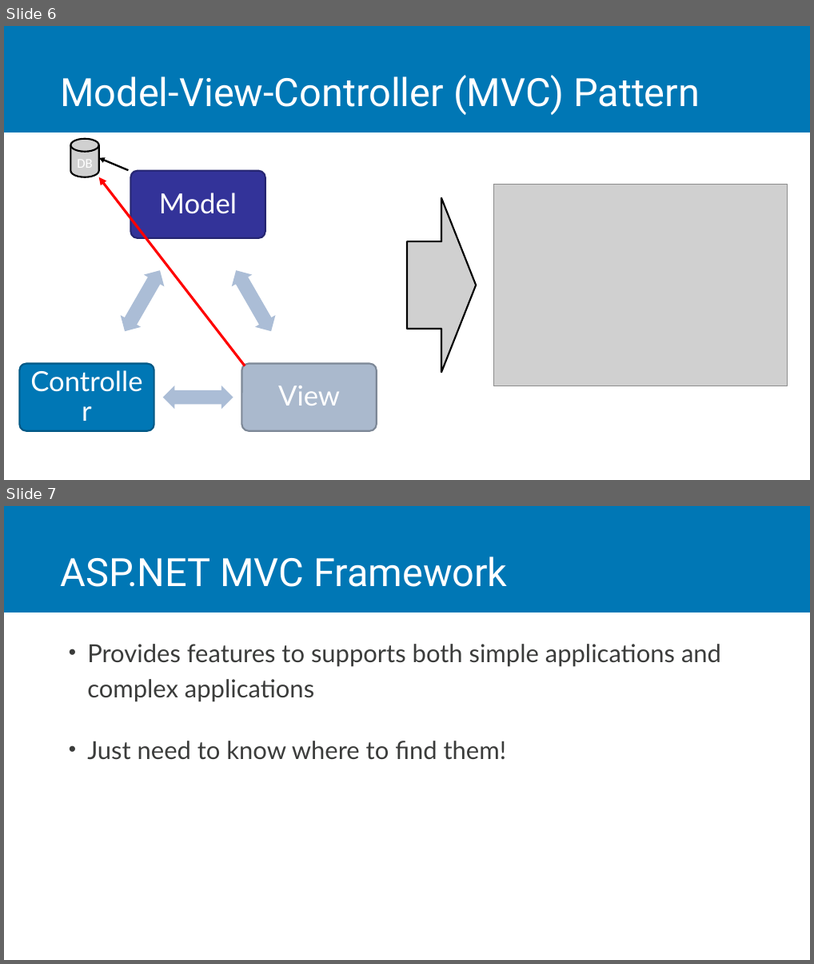
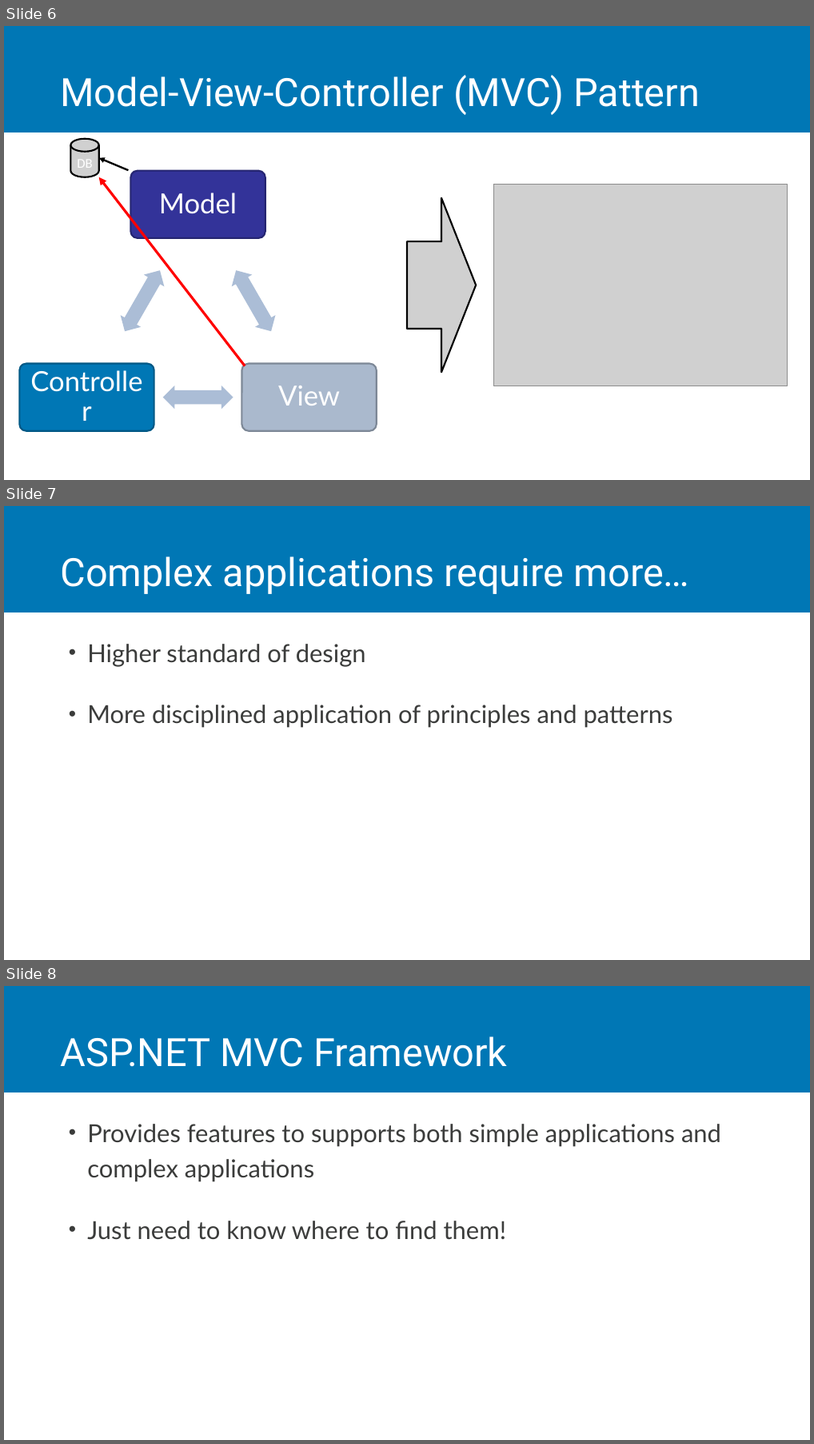
Before and after one commit to jchadwick/CustomizingAspNetMvc, a slide deck: 01_01-ASPNETMVCvsMVC.pptx. Shown one above the other, each under a label of ours: slides 6 and 7 before the commit, slides 6, 7 and 8 after it. The pictures are 814x964 and 814x1444 pixels, drawn with LibreOffice and Linux fonts; fonts in the diff are those of the drawing; grey boxes stand for pictures; background and template pictures are left out. Boxes give left, top, right and bottom in pixels: in the first picture for what was removed or moved away, otherwise in the second. Text is boxed around its words. In the diff, an @@ line names an element or a change of style, - is before the commit and + after.

```diff
--- a/01_01-ASPNETMVCvsMVC.pptx
+++ b/01_01-ASPNETMVCvsMVC.pptx
@@ slide 7 added at (4,506,810,960), background #FFFFFF; not listed: 1 template element that a slide beside it also shows @@
@@ title added at (60,556,690,594), 46.4 pt, text #FFFFFF @@
+Complex applications require more…
@@ text added at (87,644,674,728), 29.5 pt, text #3B3C3B @@
+• Higher standard of design
+• More disciplined application of principles and patterns
@@ what was slide 7 is now slide 8 @@
```
Also in this commit, not shown: 2 other files.
